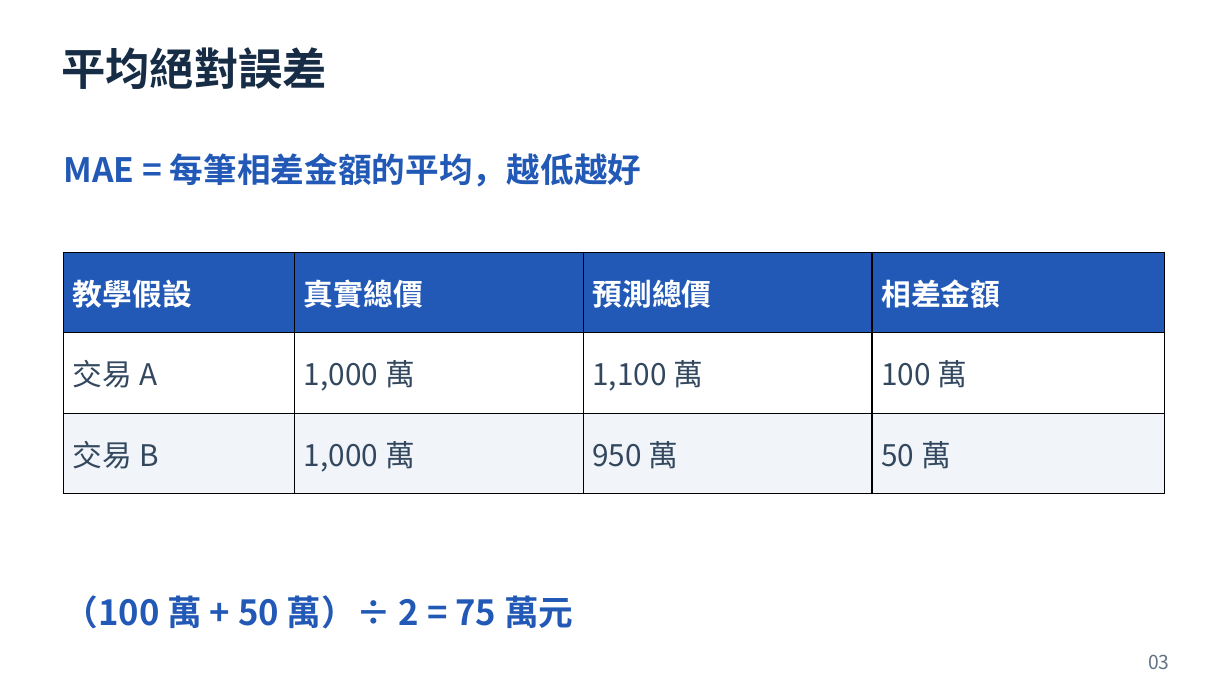
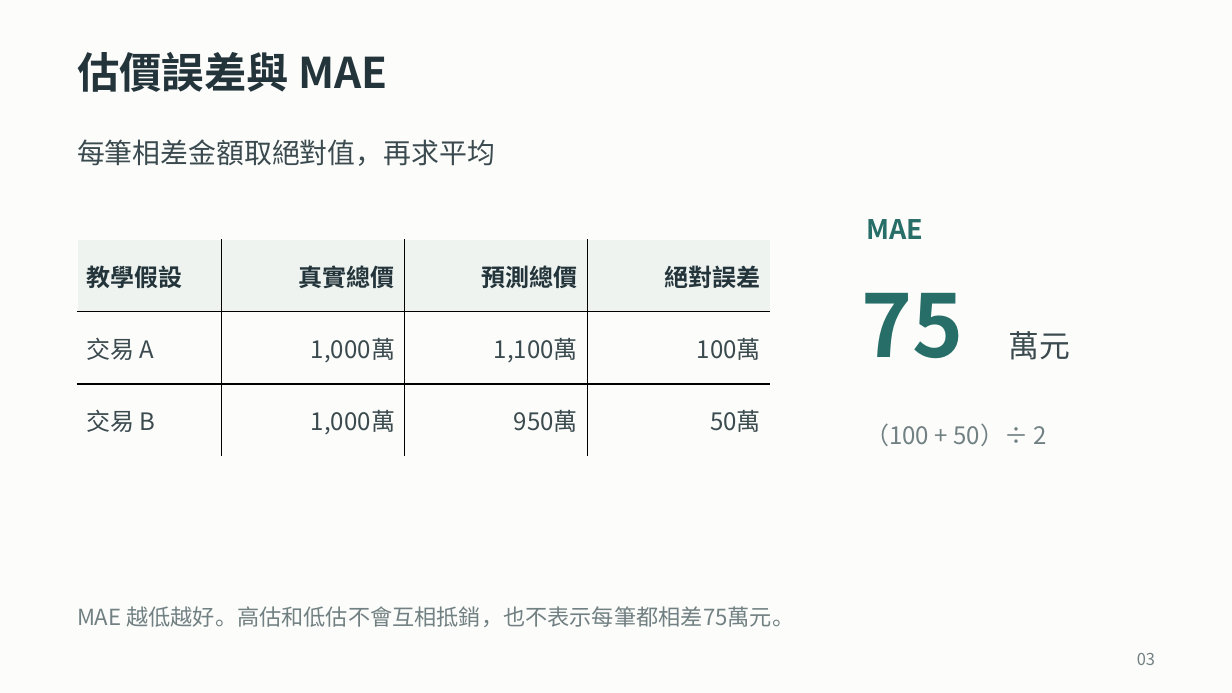
Before and after one commit to ziyi930108/nycu-house-price-regression, a slide deck: slide 3 of teaching/final_presentation/台灣房屋銷售價格預測挑戰賽_上台簡報.pptx. Drawn at 1232x693 pixels with LibreOffice and Linux fonts; fonts in the diff are those of the drawing. Boxes give left, top, right and bottom in pixels: in the first picture for what was removed or moved away, otherwise in the second. Text is boxed around its words. In the diff, an @@ line names an element or a change of style, - is before the commit and + after.

```diff
--- a/teaching/final_presentation/台灣房屋銷售價格預測挑戰賽_上台簡報.pptx
+++ b/teaching/final_presentation/台灣房屋銷售價格預測挑戰賽_上台簡報.pptx
@@ background #FFFFFF to #FCFCFA @@
@@ text at (x1=77, y1=52, x2=387, y2=92): text changed; size 34.5 to 33 pt; text colour #172C45 to #23343A @@
-平均絕對誤差
+估價誤差與 MAE
@@ text at (x1=77, y1=139, x2=495, y2=166): text changed; size 26.2 to 21.8 pt; text colour #2259B6 to #3A4A4E; bold off @@
-MAE = 每筆相差金額的平均，越低越好
+每筆相差金額取絕對值，再求平均
@@ table at (x1=77, y1=239, x2=770, y2=456) @@
-row 1, column 4: 相差金額
+row 1, column 4: 絕對誤差
-row 2: 交易 A | 1,000 萬 | 1,100 萬 | 100 萬
+row 2: 交易 A | 1,000萬 | 1,100萬 | 100萬
-row 3: 交易 B | 1,000 萬 | 950 萬 | 50 萬
+row 3: 交易 B | 1,000萬 | 950萬 | 50萬
@@ fill #2259B6 to #EEF3F0 in row 1 @@
@@ fill #FFFFFF to #FCFCFA in row 2 @@
@@ fill #F1F5F9 to #FCFCFA in row 3 @@
@@ size 23.2 to 18.8 pt in "教學假設", "真實總價", "預測總價", "交易 A" and 1 more places @@
@@ text colour #FFFFFF to #23343A in "教學假設", "真實總價", "預測總價" @@
@@ text colour #33485F to #3A4A4E in "交易 A", "交易 B" @@
@@ alignment left to right @@
@@ borders changed @@
@@ table resized from (x1=64, y1=252, x2=1165, y2=494) to (x1=77, y1=239, x2=770, y2=456) @@
@@ text added at (x1=866, y1=219, x2=923, y2=239), 21 pt, text #276E68, bold @@
+MAE
@@ text added at (x1=861, y1=293, x2=963, y2=359), 67.5 pt, text #276E68, bold @@
+75
@@ text added at (x1=1009, y1=331, x2=1071, y2=360), 24 pt, text #3A4A4E @@
+萬元
@@ text added at (x1=865, y1=423, x2=1046, y2=446), 18.8 pt, text #718082 @@
+（100 + 50）÷ 2
@@ text removed at (x1=63, y1=595, x2=573, y2=629) @@
-（100 萬 + 50 萬）÷ 2 = 75 萬元
@@ text added at (x1=77, y1=606, x2=795, y2=627), 17.2 pt, text #718082 @@
+MAE 越低越好。高估和低估不會互相抵銷，也不表示每筆都相差75萬元。
@@ text "03" at (x1=1137, y1=653, x2=1155, y2=665): size 15 to 12.8 pt, text colour #617285 to #718082 @@
```
Also in this commit, not shown: 23 other slides changed, 37 other files.
